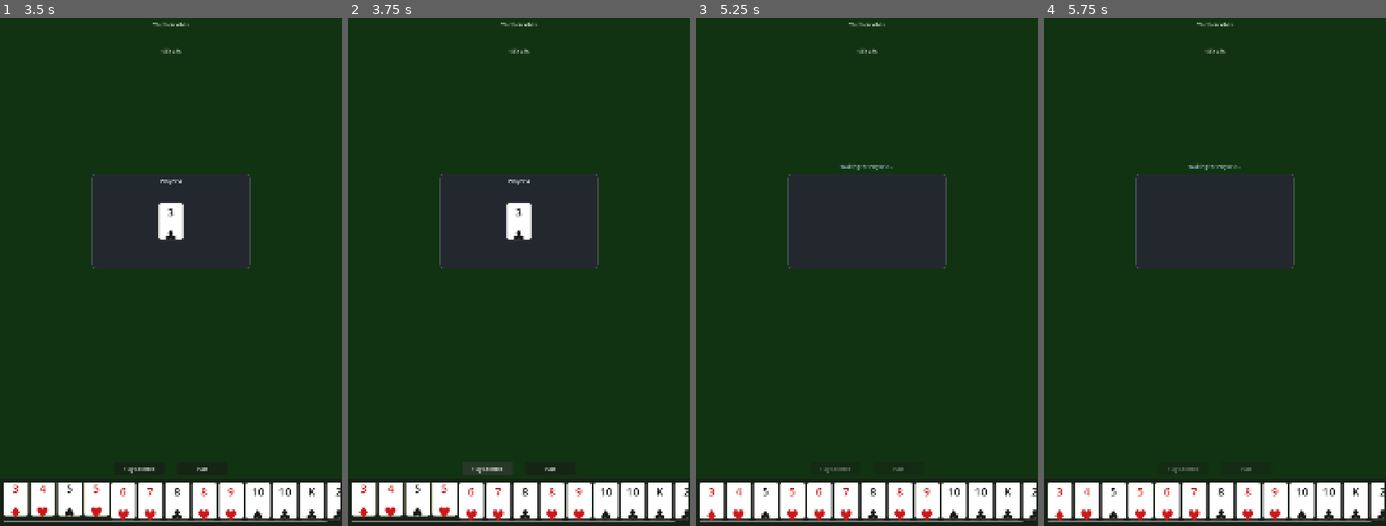
Above: before the commit, frames 1-4 (left to right).
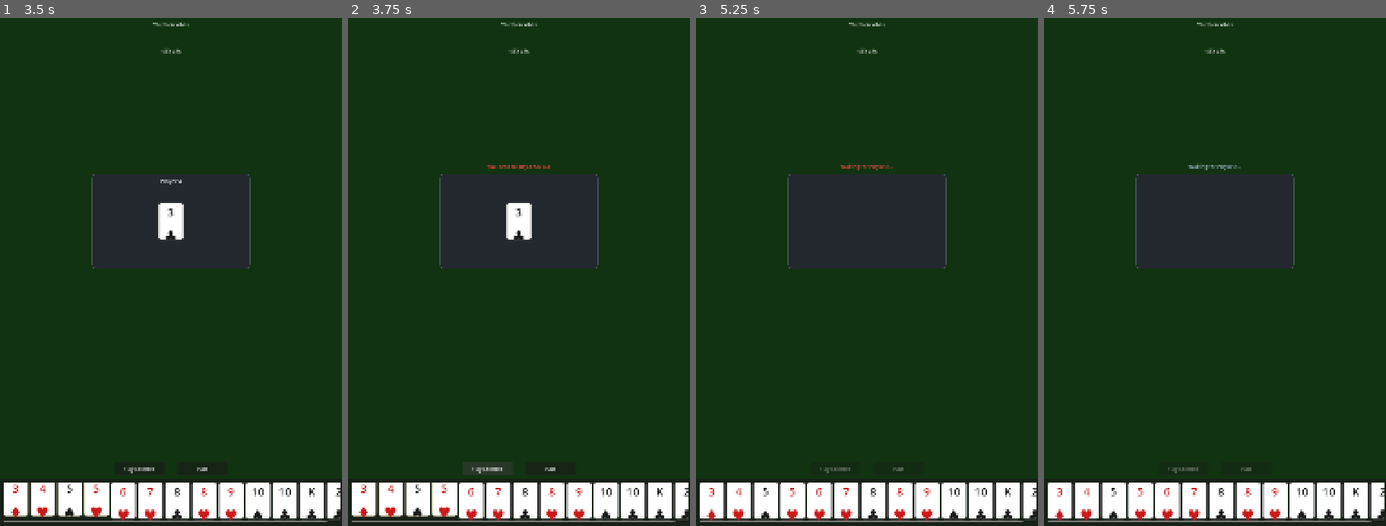
Above: after the commit, the same moments.

Repository: binhrobles/thirteen
Game: Godot game, scene res://scenes/main.tscn
Two runs of this game, one before a commit and one after it. Both use one fixed random seed, a clock stepped at 60 frames per second and the inputs below.
Inputs (mouse positions are in pixels of both pictures, inside the frame that each line leads up to):
- Up to frame 1 (3.5 s): tap Enter at 0.5, 2 s; move the mouse to (17, 500) at 0.52 s; click (17, 500) at 0.67 s; tap Space at 1.25, 2.75 s; move the mouse to (41, 500) at 1.27 s; click (41, 500) at 1.42 s; move the mouse to (68, 500) at 2.02 s; click (68, 500) at 2.17 s; move the mouse to (95, 500) at 2.77 s; click (95, 500) at 2.92 s
- Up to frame 2 (3.75 s): click "Play Selected" at 3.5 s
- Up to frame 3 (5.25 s): click "Play Selected" at 4.25 s; click "Pass" at 5 s
- Up to frame 4 (5.75 s): no input

Frame 1 is identical in both runs. In frame 2, 0.2% of the frame differs, in the area x 40-60%, y 28-33%; in frame 3, less than 0.1%; in frame 4, nothing differs.

Commit message:
Add informative error messages for invalid plays
Display validation errors in the play area UI instead of just console.
Error messages appear in red in the center of screen and auto-disappear
after 2 seconds.

Error cases handled:
- No cards selected: "Select cards to play"
- Invalid combo: "That's not a valid hand"
- Wrong combo type: "You need to play a SINGLE/PAIR/etc"
- Doesn't beat last play: "That doesn't beat the last play"
- Suited run required: "You need to play a suited run"
- Can't open with bomb: "Can't open with a bomb"
- Chop requirements: "You need to play a valid chop"

Co-Authored-By: Claude Sonnet 4.5 <noreply@anthropic.com>

Diff:
--- a/scripts/play_area.gd
+++ b/scripts/play_area.gd
@@ -130,6 +130,18 @@
 	show()
 
 
+func show_error(message: String) -> void:
+	"""Show an error message briefly"""
+	player_label.text = ""
+	status_label.text = message
+	status_label.add_theme_color_override("font_color", Color(1.0, 0.3, 0.3))  # Red
+	show()
+
+	# Reset color after a delay
+	await get_tree().create_timer(2.0).timeout
+	status_label.add_theme_color_override("font_color", Color(0.7, 0.8, 0.9))  # Original color
+
+
 func clear() -> void:
 	"""Clear the play area"""
 	_clear_cards()
--- a/scripts/turn_manager.gd
+++ b/scripts/turn_manager.gd
@@ -160,12 +160,14 @@
 
 	var selected: Array = player_hand_ui.get_selected_cards()
 	if selected.is_empty():
-		print("No cards selected")
+		if play_area_ui:
+			play_area_ui.show_error("Select cards to play")
 		return
 
 	var result = game_state.can_play(HUMAN_PLAYER, selected)
 	if not result.valid:
-		print("Invalid play: ", result.error)
+		if play_area_ui:
+			play_area_ui.show_error(result.error)
 		return
 
 	# Execute the play
